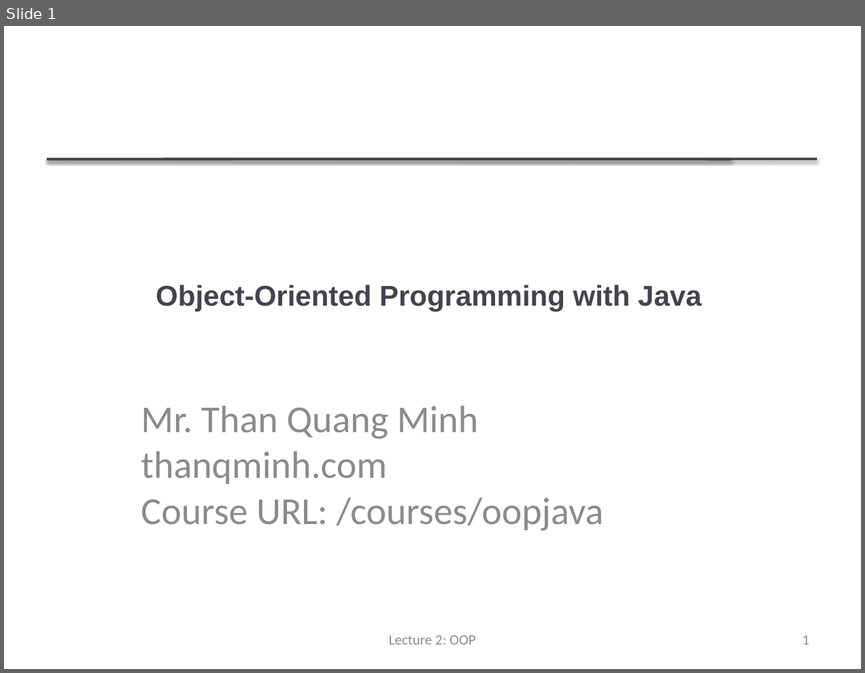
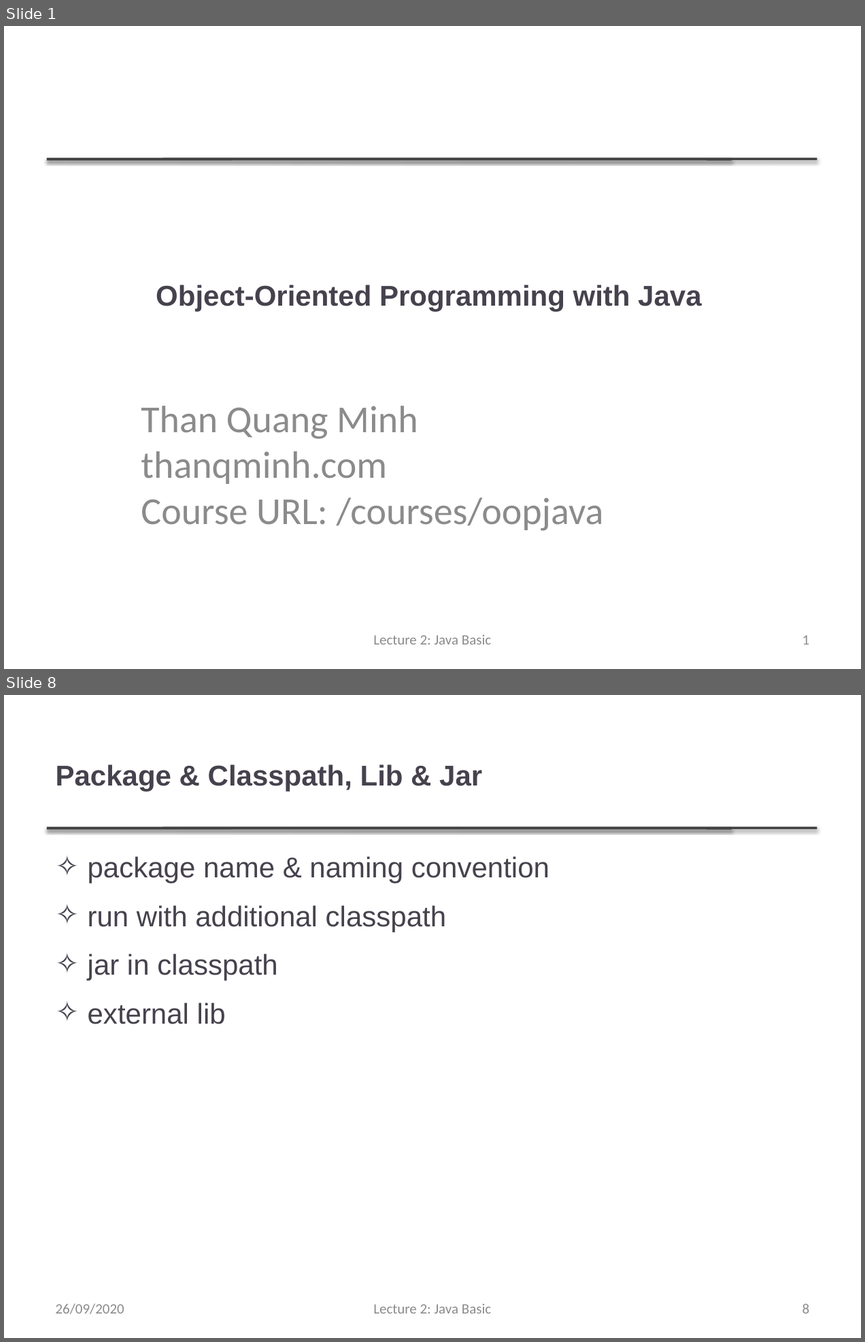
Before and after one commit to thanqminh/thanqminh.github.io, a slide deck: courses/oopjava/lecture2.pptx. Shown one above the other, each under a label of ours: slide 1 before the commit, slides 1 and 8 after it; the slides between them are not shown. The pictures are 865x673 and 865x1342 pixels, drawn with LibreOffice and Linux fonts; fonts in the diff are those of the drawing. Boxes give left, top, right and bottom in pixels: in the first picture for what was removed or moved away, otherwise in the second. Text is boxed around its words. In the diff, an @@ line names an element or a change of style, - is before the commit and + after.

```diff
--- a/courses/oopjava/lecture2.pptx
+++ b/courses/oopjava/lecture2.pptx
@@ slide 8 added at (x1=4, y1=695, x2=861, y2=1338), background #FFFFFF; not listed: 2 template elements that a slide beside it also shows @@
@@ title added at (x1=56, y1=764, x2=482, y2=791), 24 pt, text #46424D, bold @@
+Package & Classpath, Lib & Jar
@@ text added at (x1=88, y1=856, x2=549, y2=1024), 24 pt, text #46424D @@
+✧ package name & naming convention
+✧ run with additional classpath
+✧ jar in classpath
+✧ external lib
@@ text added at (x1=56, y1=1303, x2=124, y2=1314), 12 pt, text #8C8C8C @@
+26/09/2020
@@ text added at (x1=373, y1=1304, x2=491, y2=1313), 12 pt, text #8C8C8C @@
+Lecture 2: Java Basic
@@ page number added at (x1=802, y1=1304, x2=810, y2=1313), 12 pt, text #8C8C8C @@
+8
@@ slide 1 changed as well @@
@@ subtitle at (x1=141, y1=405, x2=418, y2=439): text changed @@
-Mr. Than Quang Minh
+Than Quang Minh
@@ text at (x1=373, y1=635, x2=491, y2=644): text changed @@
-Lecture 2: OOP
+Lecture 2: Java Basic
```
Also in this commit, not shown: 1 other slide changed, 6 other slides added, 12 slides removed, 6 other files.
